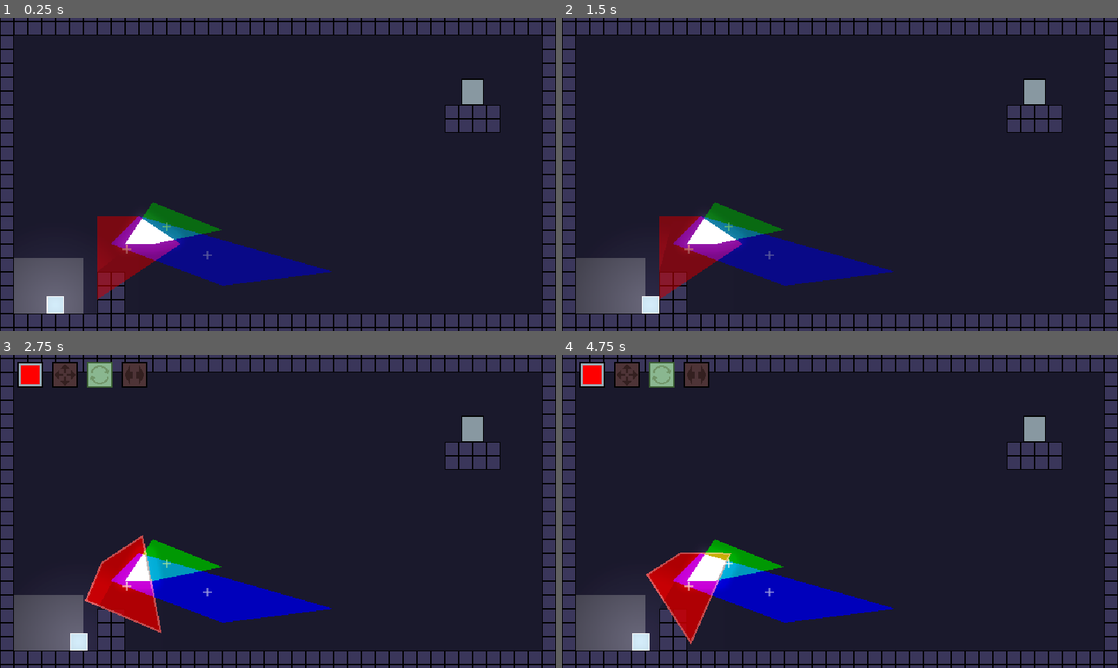
Above: before the commit, frames 1-4 (two rows, left to right).
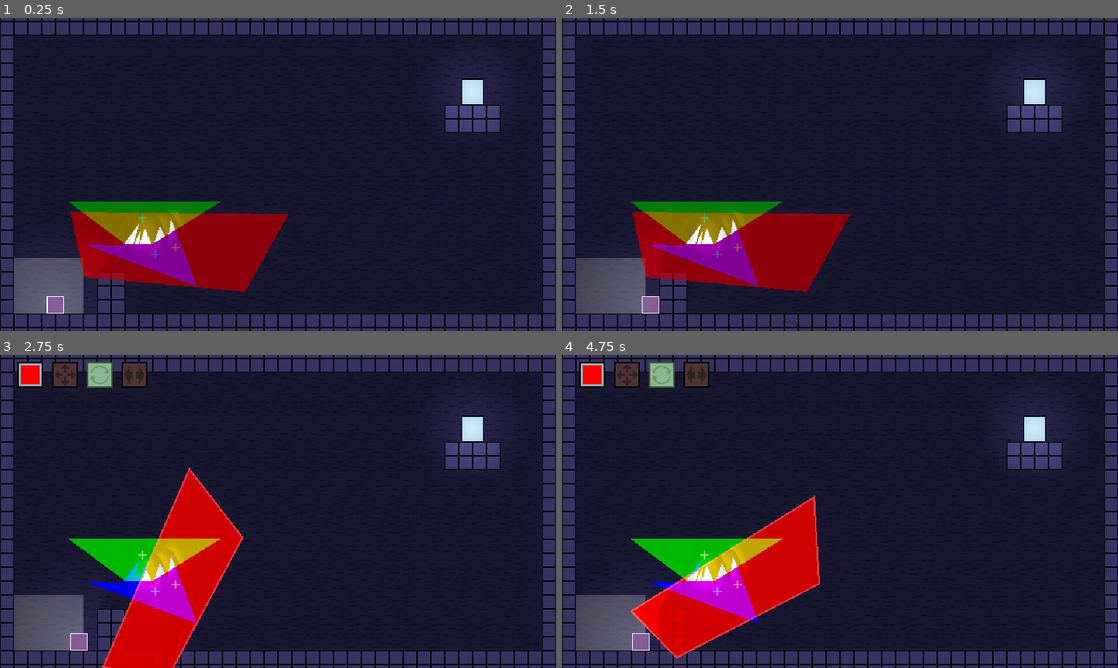
Above: after the commit, the same moments.

Repository: robotmaster/game-off-2026
Game: Godot game, scene res://scenes/rooms/test_room.tscn
Same seed, same stepped clock (60 frames per second), same inputs: the game is played once before the commit and once after it.
Inputs:
- Up to frame 1 (0.25 s): no input
- Up to frame 2 (1.5 s): tap Enter at 0.5 s; hold Right (right) from 0.53 s (still down); tap X (switch_edit) at 0.6 s; tap Up (up) at 0.77 s; tap C (switch_property) at 1.35 s
- Up to frame 3 (2.75 s): tap Up (up) at 1.52 s; release Right (right) at 2.03 s; hold Left (left) from 2.03 s (still down); tap Z (toggle_play) at 2.1 s
- Up to frame 4 (4.75 s): release Left (left) at 2.78 s; hold Right (right) 2.78-4.28 s; tap X (switch_edit) at 2.85 s; tap Up (up) at 3.02, 3.77, 4.52 s; tap R (reset) at 3.5 s; tap C (switch_property) at 3.6 s; hold Left (left) from 4.28 s (still down); tap Z (toggle_play) at 4.35 s

The runs differ from the first frame. In frame 1, 9.4% of the frame differs, in the area x 8-90%, y 18-95%; in frame 2, 9.4%; in frame 3, 12%, in the area x 12-90%, y 18-100%; in frame 4, 12%.
Error in both runs: Invalid access to property or key 'allowed' on a base object of type 'Nil'. (res://scripts/room.gd:40)

Commit message:
changed some stuff, refactoring the bright polygon code

Diff:
--- a/game-off-2026/scenes/exit.tscn
+++ b/game-off-2026/scenes/exit.tscn
@@ -4,6 +4,15 @@
 
 [sub_resource type="RectangleShape2D" id="RectangleShape2D_apwu6"]
 size = Vector2(26, 30)
+
+[sub_resource type="Gradient" id="Gradient_l0aq0"]
+colors = PackedColorArray(1, 1, 1, 1, 0, 0, 0, 1)
+
+[sub_resource type="GradientTexture2D" id="GradientTexture2D_apwu6"]
+gradient = SubResource("Gradient_l0aq0")
+fill = 1
+fill_from = Vector2(0.5, 0.5)
+fill_to = Vector2(0.5, 0)
 
 [node name="Exit" type="Area2D" unique_id=1218272071]
 
@@ -14,3 +23,9 @@
 [node name="Area2D" type="CollisionShape2D" parent="." unique_id=1261109021]
 position = Vector2(0, -15)
 shape = SubResource("RectangleShape2D_apwu6")
+
+[node name="PointLight2D" type="PointLight2D" parent="." unique_id=1187291696]
+position = Vector2(0, -15)
+energy = 0.5
+texture = SubResource("GradientTexture2D_apwu6")
+texture_scale = 2.0
--- a/game-off-2026/scenes/room.tscn
+++ b/game-off-2026/scenes/room.tscn
@@ -61,9 +61,12 @@
 [sub_resource type="Environment" id="Environment_vfrn5"]
 background_mode = 3
 glow_enabled = true
-glow_levels/1 = 1.0
+glow_levels/1 = 1.5
+glow_levels/2 = 0.7
+glow_levels/3 = 0.3
 glow_strength = 1.7
 adjustment_enabled = true
+adjustment_saturation = 1.3
 
 [node name="Room" type="Node2D" unique_id=1685634979 node_paths=PackedStringArray("color_1_parent", "color_2_parent", "color_3_parent")]
 process_physics_priority = 1000
--- a/game-off-2026/scenes/rooms/test_room.tscn
+++ b/game-off-2026/scenes/rooms/test_room.tscn
@@ -15,13 +15,15 @@
 
 [node name="Polygon2D" type="Polygon2D" parent="MainPolygons/PolygonCanvas/Red" index="0" unique_id=1621396020]
 use_parent_material = true
+position = Vector2(4, 15)
 color = Color(1, 0, 0, 1)
-polygon = PackedVector2Array(-160, 48, -112, 80, -208, 144, -208, 48)
+polygon = PackedVector2Array(8, 31, -42, 120, -227, 103, -243, 28)
 
 [node name="Polygon2D" type="Polygon2D" parent="MainPolygons/PolygonCanvas/Blue" parent_id_path=PackedInt32Array(1709256072) index="0" unique_id=1219641244]
 use_parent_material = true
+position = Vector2(-29, 1)
 color = Color(0, 0, 1, 1)
-polygon = PackedVector2Array(-160, 48, 64, 112, -64, 128, -192, 80)
+polygon = PackedVector2Array(-98, 76, -94, 50, -64, 128, -192, 80, -150, 81, -131, 56, -138, 83, -129, 64, -131, 82, -124, 61, -115, 83, -107, 58)
 
 [node name="Green" parent="MainPolygons/PolygonCanvas" parent_id_path=PackedInt32Array(1378756590) index="2" unique_id=737133991]
 moving_allowed = true
@@ -31,7 +33,7 @@
 use_parent_material = true
 position = Vector2(64, -16)
 color = Color(0, 1, 0, 1)
-polygon = PackedVector2Array(-128, 80, -208, 48, -240, 96, -208, 96)
+polygon = PackedVector2Array(-129, 47, -306, 47, -240, 96, -208, 96)
 
 [node name="Exit" parent="." index="6" unique_id=1218272071]
 position = Vector2(224, -80)
--- a/game-off-2026/scripts/intersection_area.gd
+++ b/game-off-2026/scripts/intersection_area.gd
@@ -2,7 +2,7 @@
 
 @export var Room : RoomRoot
 
-const INTERSECTION_POLYGON_COLOR = 5
+const INTERSECTION_POLYGON_COLOR = 1000
 
 const LIGHT_FADE_DIST = 20.0
 const LIGHT_FADE_MULT = 0.8
@@ -92,4 +92,5 @@
 
 func _process(delta: float) -> void:
 	var image : Image = $SubViewport.get_texture().get_image()
+	image.save_png("user://a.png")
 	light_texture.set_image(image)
Binary file changed: game-off-2026/sprites/background.aseprite
Binary file changed: game-off-2026/sprites/background.png
Binary file changed: game-off-2026/sprites/players.aseprite
Binary file changed: game-off-2026/sprites/players.png
